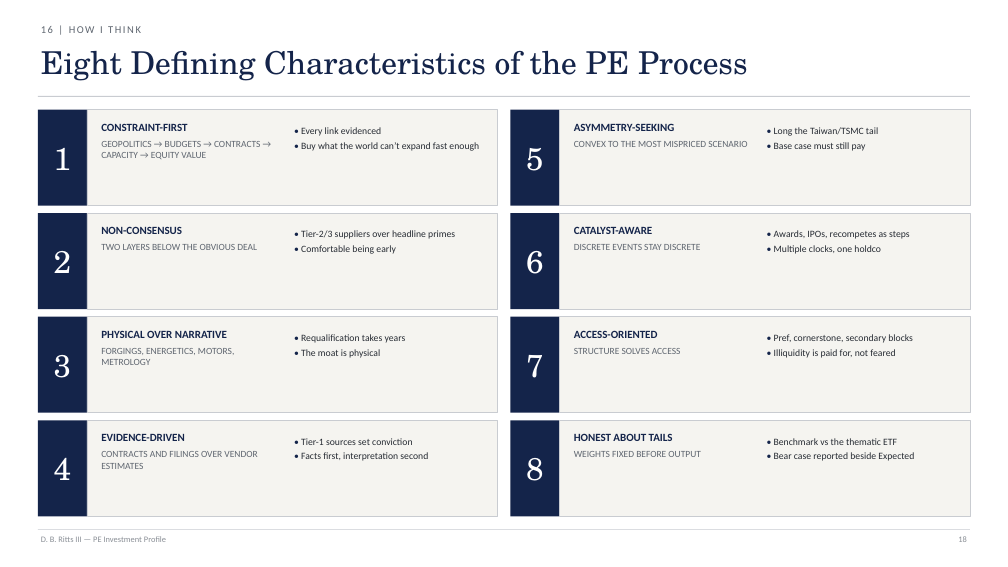
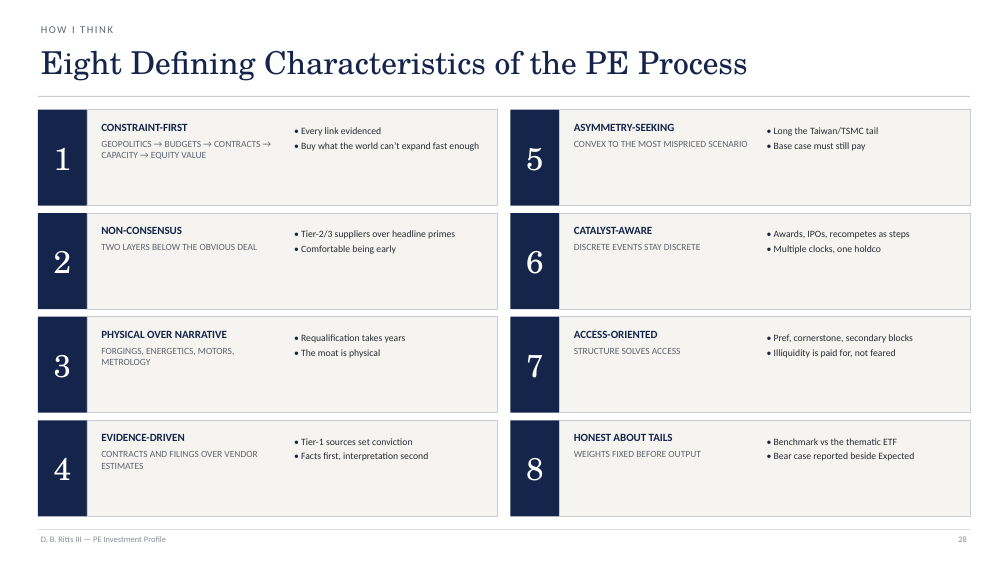
Before and after one commit to GoldmanRacks/Default, a slide deck: slide 28 of guides/D.B._Ritts_III_PE_Investment_Profile.pptx (slide 18 before the commit). Drawn at 1008x567 pixels with LibreOffice and Linux fonts; fonts in the diff are those of the drawing. Boxes give left, top, right and bottom in pixels: in the first picture for what was removed or moved away, otherwise in the second. Text is boxed around its words. In the diff, an @@ line names an element or a change of style, - is before the commit and + after.

```diff
--- a/guides/D.B._Ritts_III_PE_Investment_Profile.pptx
+++ b/guides/D.B._Ritts_III_PE_Investment_Profile.pptx
@@ text at (41,26,113,33): text changed @@
-16 | HOW I THINK
+HOW I THINK
```
Also in this commit, not shown: 20 other slides changed, 10 slides added, 4 other files.
